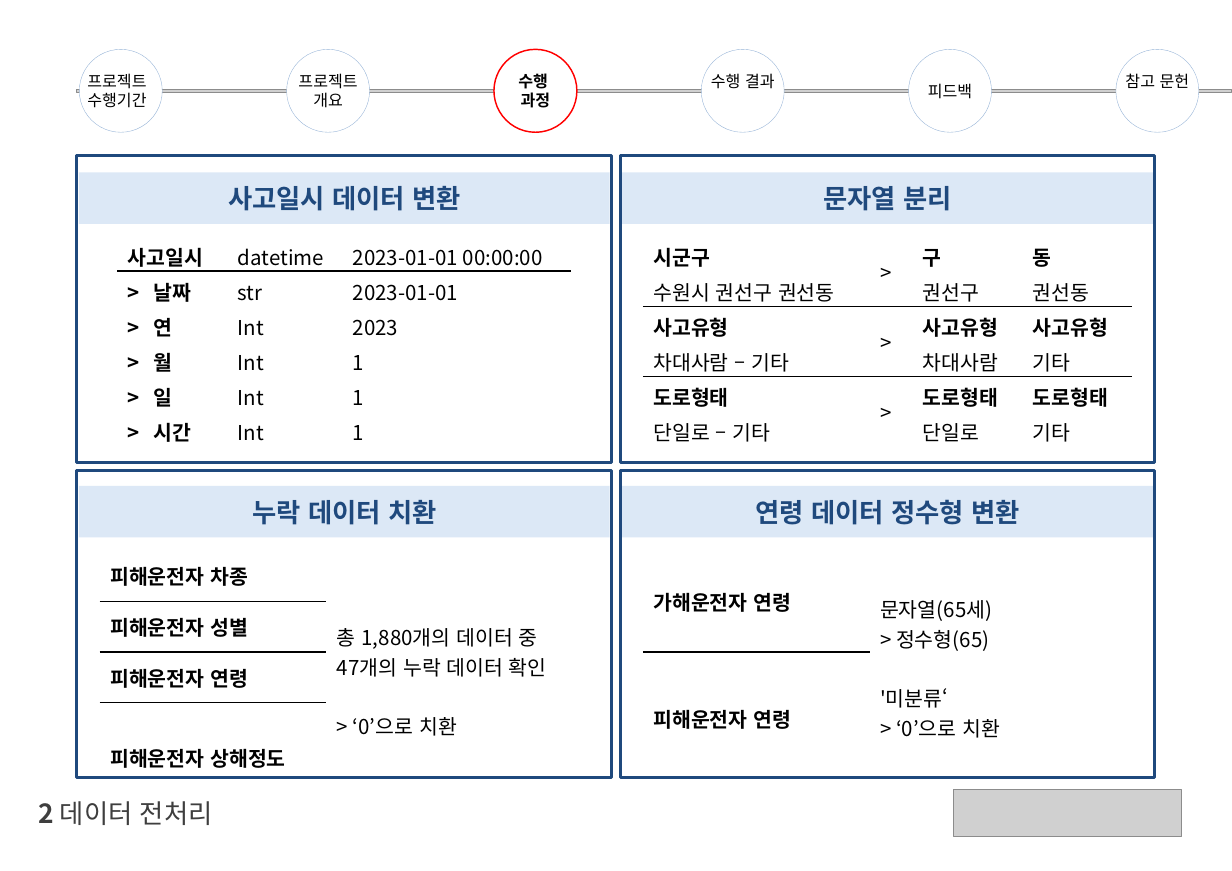
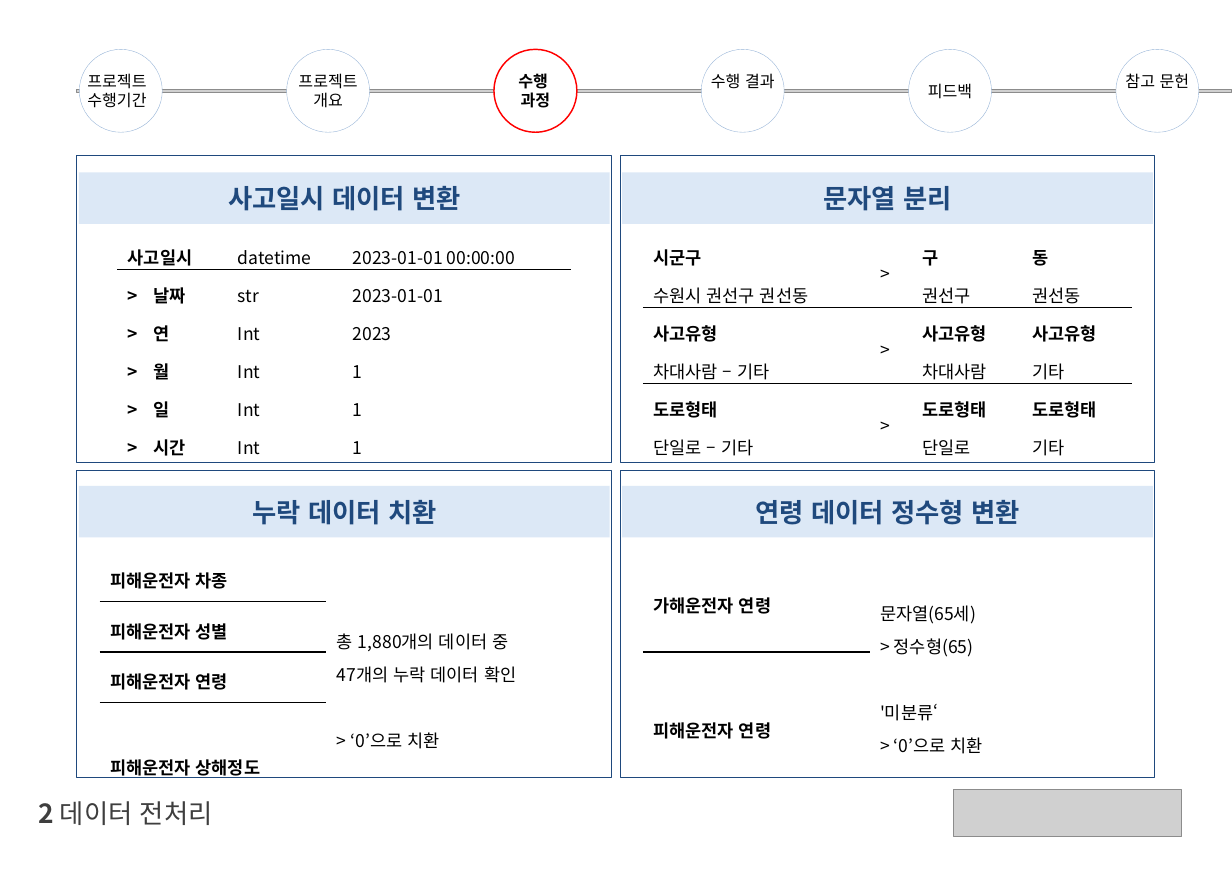
Before and after one commit to leehj112/2024_Accident_Project, a slide deck: slide 4 of SeJeong/노인 교통사고 감소를 위한_3.수행과정.pptx. Drawn at 1232x871 pixels with LibreOffice and Linux fonts; fonts in the diff are those of the drawing; grey boxes stand for pictures. Boxes give left, top, right and bottom in pixels: in the first picture for what was removed or moved away, otherwise in the second. Text is boxed around its words. In the diff, an @@ line names an element or a change of style, - is before the commit and + after.

```diff
--- a/SeJeong/노인 교통사고 감소를 위한_3.수행과정.pptx
+++ b/SeJeong/노인 교통사고 감소를 위한_3.수행과정.pptx
@@ table at box(117, 232, 571, 460) @@
@@ size 14 to 12 pt @@
@@ line spacing 1 to 1.3 @@
@@ table: place and size @@
-table at box(117, 236, 571, 446)
+table at box(117, 232, 571, 460)
@@ table at box(642, 232, 1132, 460) @@
@@ size 14 to 12 pt @@
@@ line spacing 1 to 1.3 @@
@@ table: place and size @@
-table at box(642, 236, 1132, 446)
+table at box(642, 232, 1132, 460)
@@ outline #1F497D 2 pt to #1F497D 0.75 pt in 4 elements at box(620, 156, 1155, 462), box(620, 471, 1155, 777), box(77, 156, 612, 462), box(77, 471, 612, 777) @@
@@ table at box(100, 551, 589, 782) @@
@@ size 14 to 12 pt @@
@@ line spacing 1 to 1.3 @@
@@ table at box(642, 551, 1131, 758) @@
@@ size 14 to 12 pt @@
@@ line spacing 1 to 1.3 @@
```
Also in this commit, not shown: 4 other slides changed, 1 slide added.
